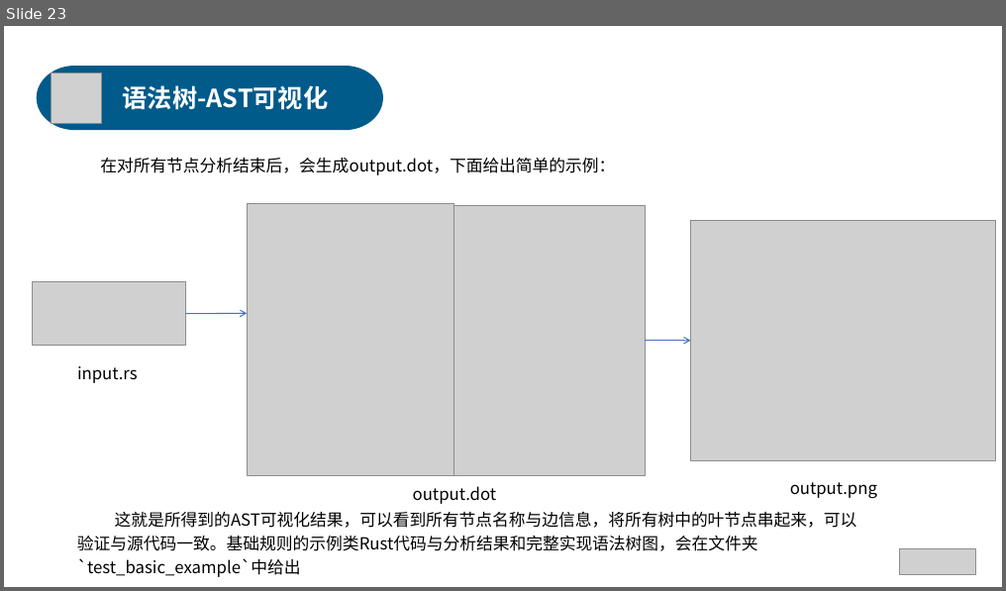
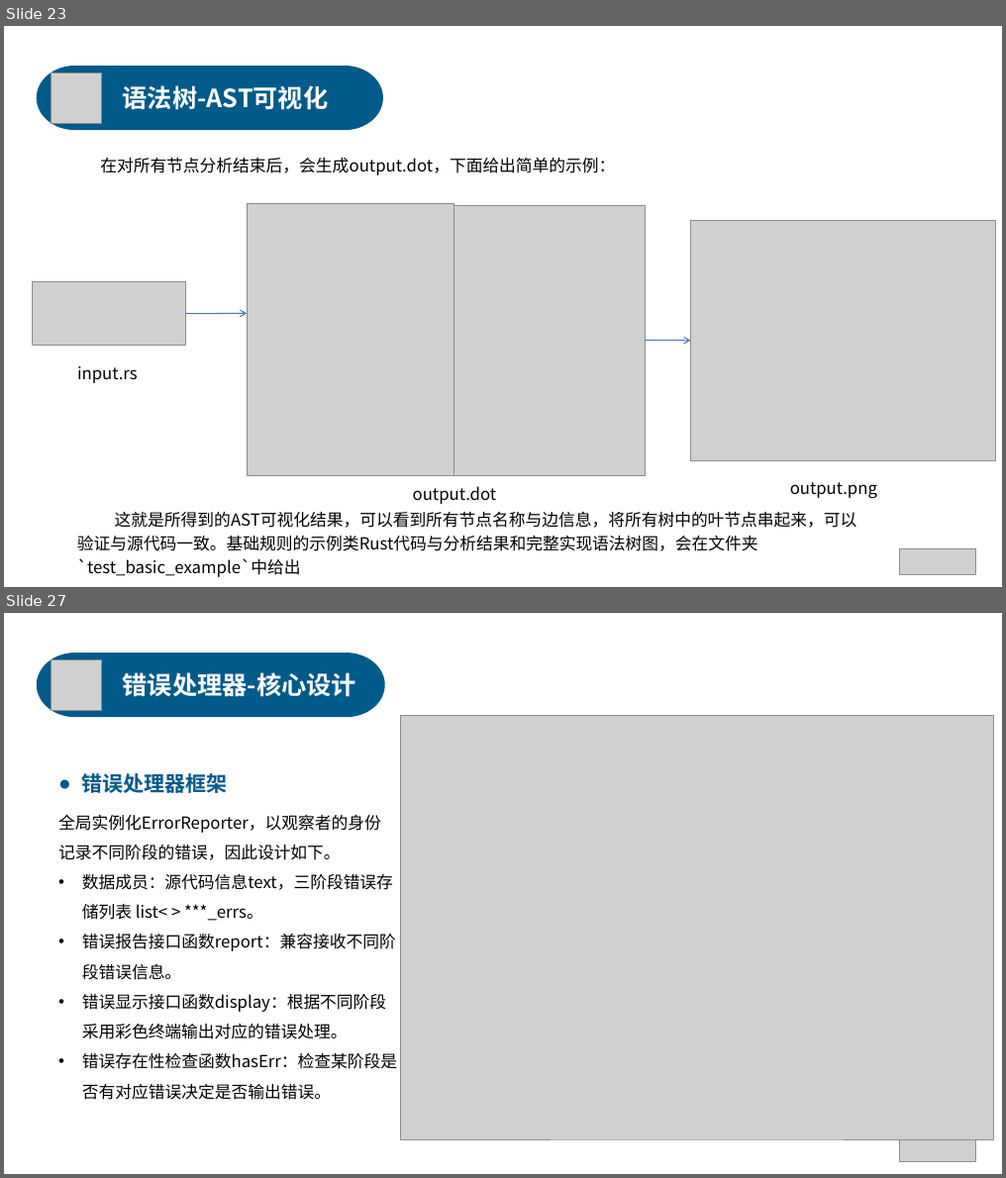
Before and after one commit to anxi710/compiler-principle-project, a slide deck: report/compiler_ppt.pptx. Shown one above the other, each under a label of ours: slide 23 before the commit, slides 23 and 27 after it; the slides between them are not shown. The pictures are 1006x591 and 1006x1178 pixels, drawn with LibreOffice and Linux fonts; fonts in the diff are those of the drawing; grey boxes stand for pictures. Boxes give left, top, right and bottom in pixels: in the first picture for what was removed or moved away, otherwise in the second. Text is boxed around its words. In the diff, an @@ line names an element or a change of style, - is before the commit and + after.

```diff
--- a/report/compiler_ppt.pptx
+++ b/report/compiler_ppt.pptx
@@ slide 27 added at [4,613,1002,1174], background #FFFFFF @@
@@ freeform shape added at [38,655,383,716], fill #005A8A, outline #005A8A 3 pt @@
@@ picture added at [52,660,102,710] @@
@@ text added at [123,672,356,697], 24 pt, text #FFFFFF, bold @@
+错误处理器-核心设计
@@ picture added at [401,716,994,1140] @@
@@ text added at [58,773,397,1100], 16 pt, text #000000 @@
+● 错误处理器框架
+全局实例化ErrorReporter，以观察者的身份记录不同阶段的错误，因此设计如下。
+• 数据成员：源代码信息text，三阶段错误存储列表 list< > ***_errs。
+• 错误报告接口函数report：兼容接收不同阶段错误信息。
+• 错误显示接口函数display：根据不同阶段采用彩色终端输出对应的错误处理。
+• 错误存在性检查函数hasErr：检查某阶段是否有对应错误决定是否输出错误。
@@ picture added at [899,1137,976,1161] @@
```
Also in this commit, not shown: 11 slides changed, 4 other slides added.
